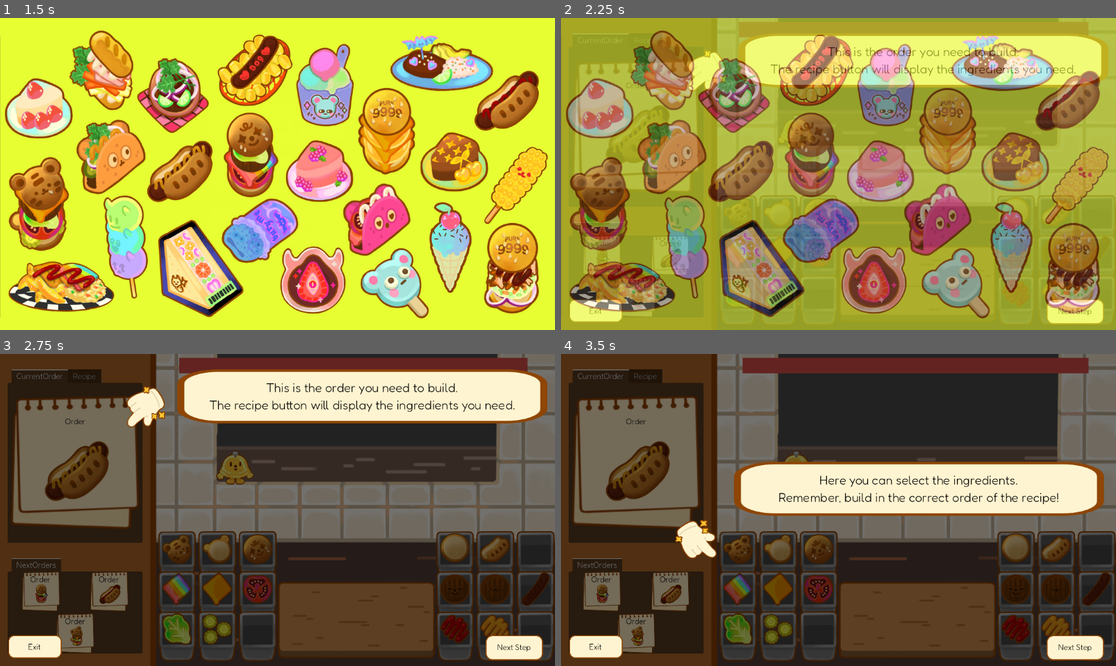
Above: before the commit, frames 1-4 (two rows, left to right).
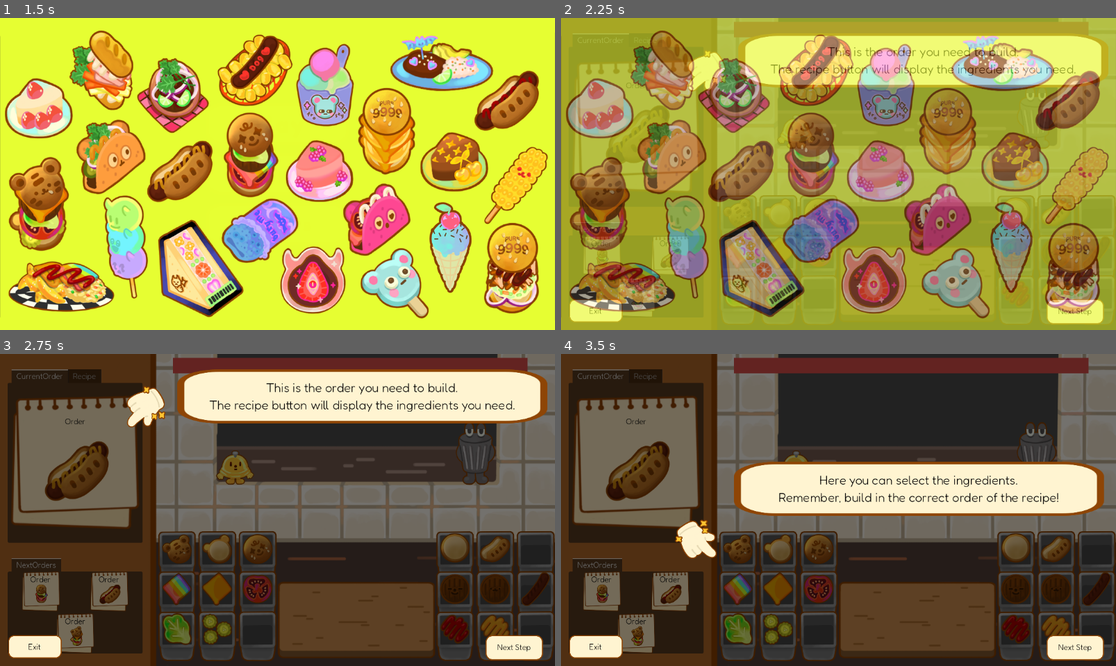
Above: after the commit, the same moments.

Repository: Gus700/FoodTruckBattles
Game: Godot game, scene res://scenes/SceneSwitcher.tscn
Two runs of this game, one before a commit and one after it. Both use one fixed random seed, a clock stepped at 60 frames per second and the inputs below.
Inputs (mouse positions are in pixels of both pictures, inside the frame that each line leads up to):
- Up to frame 1 (1.5 s): click (277, 124) at 0.5 s; click (477, 117) at 1.27 s
- Up to frame 2 (2.25 s): click "Next Step" at 2 s
- Up to frame 3 (2.75 s): no input
- Up to frame 4 (3.5 s): click "Next Step" at 2.75 s

Frame 1 is identical in both runs. In frame 2, less than 0.1% of the frame differs, in the area x 31-89%, y 1-42%; in frame 3, 0.4%, in the area x 31-90%, y 1-43%; in frame 4, 0.4%.

Commit message:
added button for trash can, tutorial level should properly pause timer now
Trash can button is in but still lacks functionality for now

Diff:
--- a/scenes/Level.tscn
+++ b/scenes/Level.tscn
@@ -29,7 +29,9 @@
 [ext_resource type="Resource" uid="uid://bibtu1pp4xme5" path="res://resourceData/ingredients/sausage.tres" id="21_sly5d"]
 [ext_resource type="Resource" uid="uid://c70k6roidpm46" path="res://resourceData/ingredients/ketchup.tres" id="22_cwyyt"]
 [ext_resource type="Resource" uid="uid://d11s23kskfx4h" path="res://resourceData/ingredients/mustard.tres" id="23_u7615"]
+[ext_resource type="Texture2D" uid="uid://jaegq33ef8cl" path="res://assets/objects/trash_def.png" id="29_2c5js"]
 [ext_resource type="PackedScene" uid="uid://tejyi6h0ot45" path="res://scenes/CompletionFeedback.tscn" id="30_6cca4"]
+[ext_resource type="Texture2D" uid="uid://t43vrwsy8d6k" path="res://assets/objects/trash_full.png" id="30_wvnbc"]
 [ext_resource type="Script" path="res://scripts/tutorialOverlay.gd" id="31_vytai"]
 [ext_resource type="Texture2D" uid="uid://b5gcuffddrpxd" path="res://assets/UI/tut_bubble.png" id="32_tqjk8"]
 [ext_resource type="Texture2D" uid="uid://cfc3o4swkbp3h" path="res://assets/UI/pointer.png" id="33_1kdry"]
@@ -279,6 +281,19 @@
 stretch_mode = 5
 metadata/_edit_use_anchors_ = true
 
+[node name="TrashCan" type="TextureButton" parent="."]
+layout_mode = 1
+anchors_preset = -1
+anchor_left = 0.798611
+anchor_top = 0.217593
+anchor_right = 0.915799
+anchor_bottom = 0.419753
+texture_normal = ExtResource("29_2c5js")
+texture_pressed = ExtResource("30_wvnbc")
+ignore_texture_size = true
+stretch_mode = 5
+metadata/_edit_use_anchors_ = true
+
 [node name="EnemyProgress" parent="." instance=ExtResource("11_rr48n")]
 layout_mode = 1
 anchors_preset = -1
--- a/scripts/EnemyProgress.gd
+++ b/scripts/EnemyProgress.gd
@@ -21,7 +21,10 @@
 	progressBar.set_anchor(SIDE_LEFT, newLAnchor, true)
 
 func pauseTimer() -> void:
-	timer.paused = !timer.paused
+	timer.paused = true
+
+func unpauseTimer() -> void:
+	timer.paused = false
 #______________________signal functions_________________________________________
 
 
--- a/scripts/Level.gd
+++ b/scripts/Level.gd
@@ -32,4 +32,4 @@
 
 
 func _on_tutorial_overlay_hidden() -> void:
-	timerBar.pauseTimer()
+	timerBar.unpauseTimer()
--- a/scripts/orderArea.gd
+++ b/scripts/orderArea.gd
@@ -46,7 +46,7 @@
 
 # get a list of references to all other orders that are not the current one
 func getNextOrders() -> Array[Node]:
-	var orders: Array[Node]
+	var orders: Array[Node] = []
 	for order in nextOrdersContainer.get_children():
 		orders.append(order)
 	return orders
Not shown: 1 places in scenes/Level.tscn that only renumber resources
